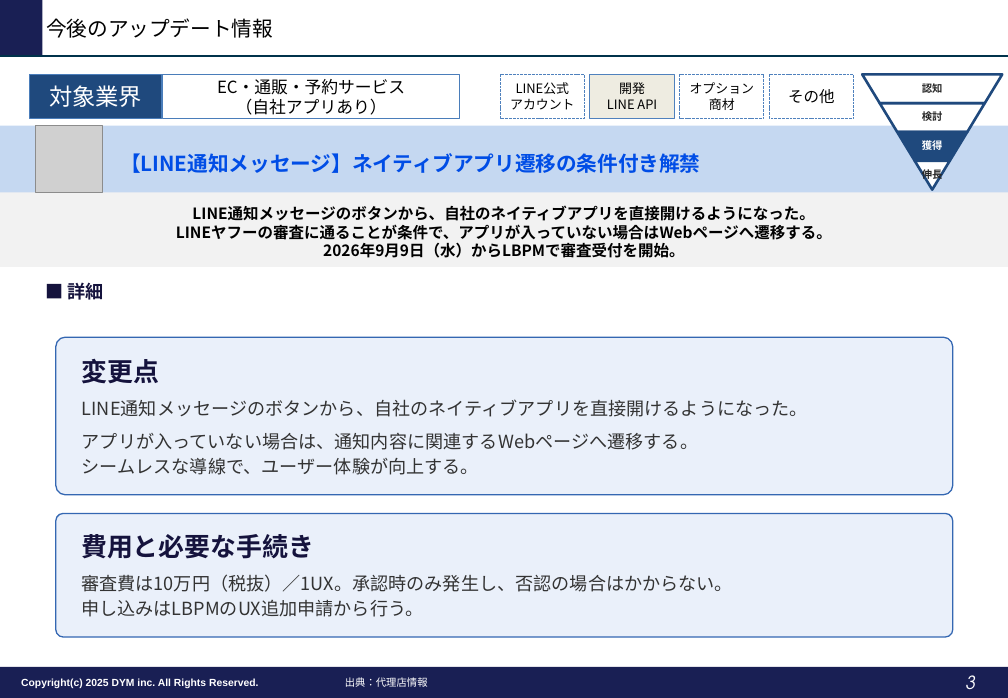
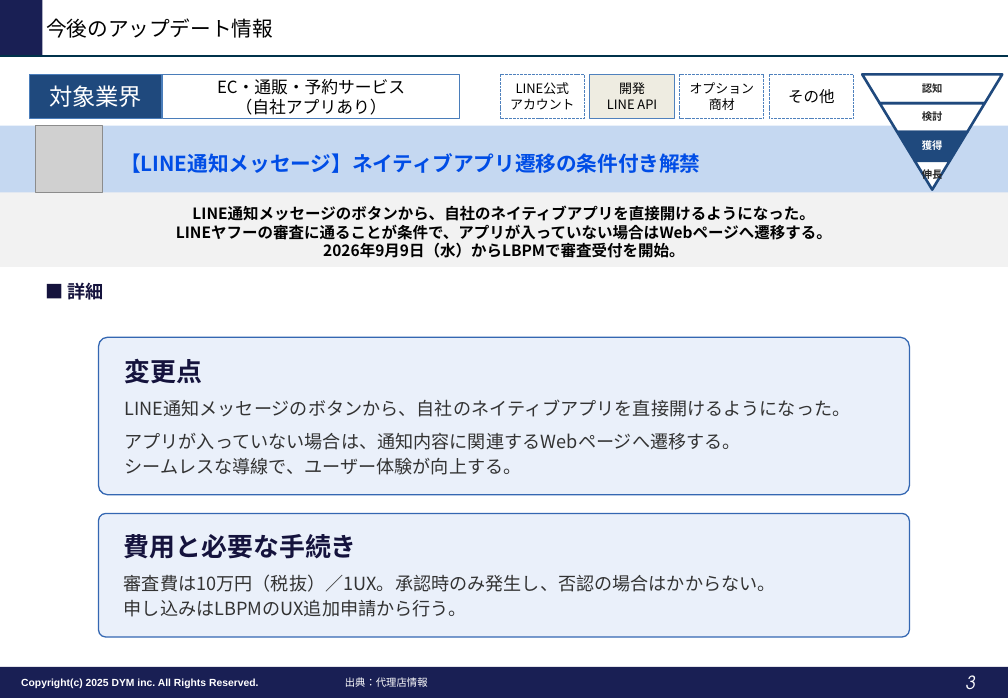
Before and after one commit to tonomura-r-dev/folder, a slide deck: slide 3 of LINEOA媒体最新情報_2026年10月トレンドレポート.pptx. Drawn at 1008x698 pixels with LibreOffice and Linux fonts; fonts in the diff are those of the drawing; grey boxes stand for pictures; background and template pictures are left out. Boxes give left, top, right and bottom in pixels: in the first picture for what was removed or moved away, otherwise in the second. Text is boxed around its words. In the diff, an @@ line names an element or a change of style, - is before the commit and + after.

```diff
--- a/LINEOA媒体最新情報_2026年10月トレンドレポート.pptx
+++ b/LINEOA媒体最新情報_2026年10月トレンドレポート.pptx
@@ rounded rectangle "変更点": place and size @@
-rounded rectangle "変更点" at (56, 337, 953, 494)
+rounded rectangle "変更点" at (99, 337, 910, 494)
@@ rounded rectangle "費用と必要な手続き": place and size @@
-rounded rectangle "費用と必要な手続き" at (56, 514, 953, 638)
+rounded rectangle "費用と必要な手続き" at (99, 514, 910, 638)
```
Also in this commit, not shown: 2 other slides changed, 1 other file.
